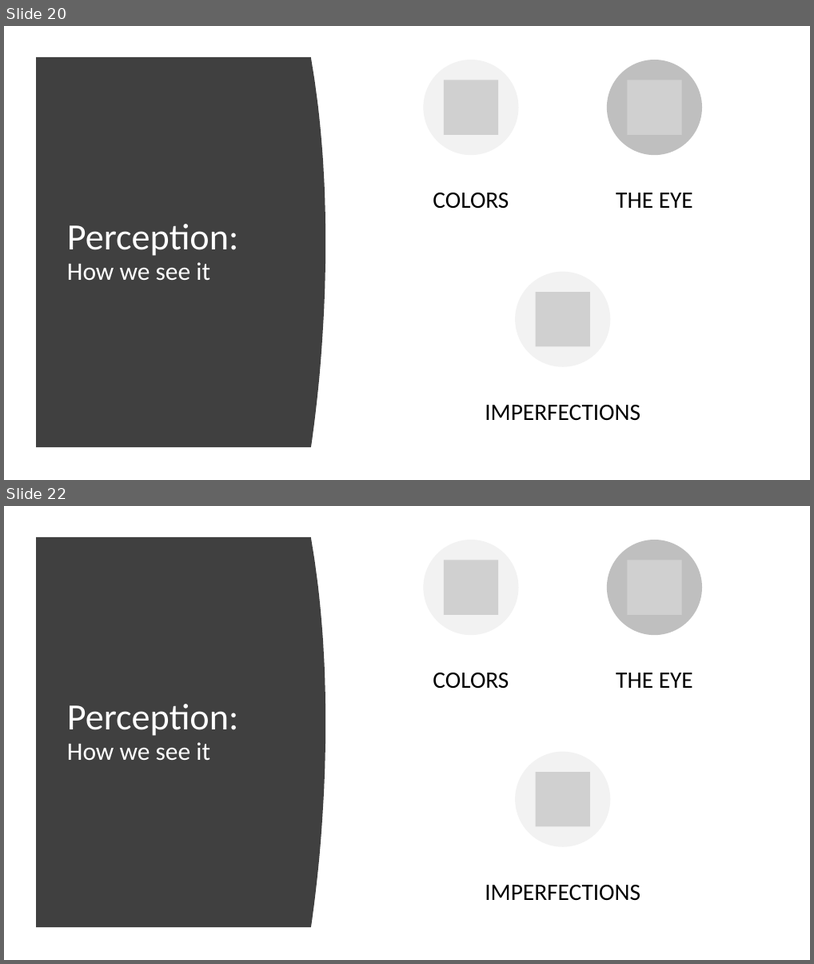
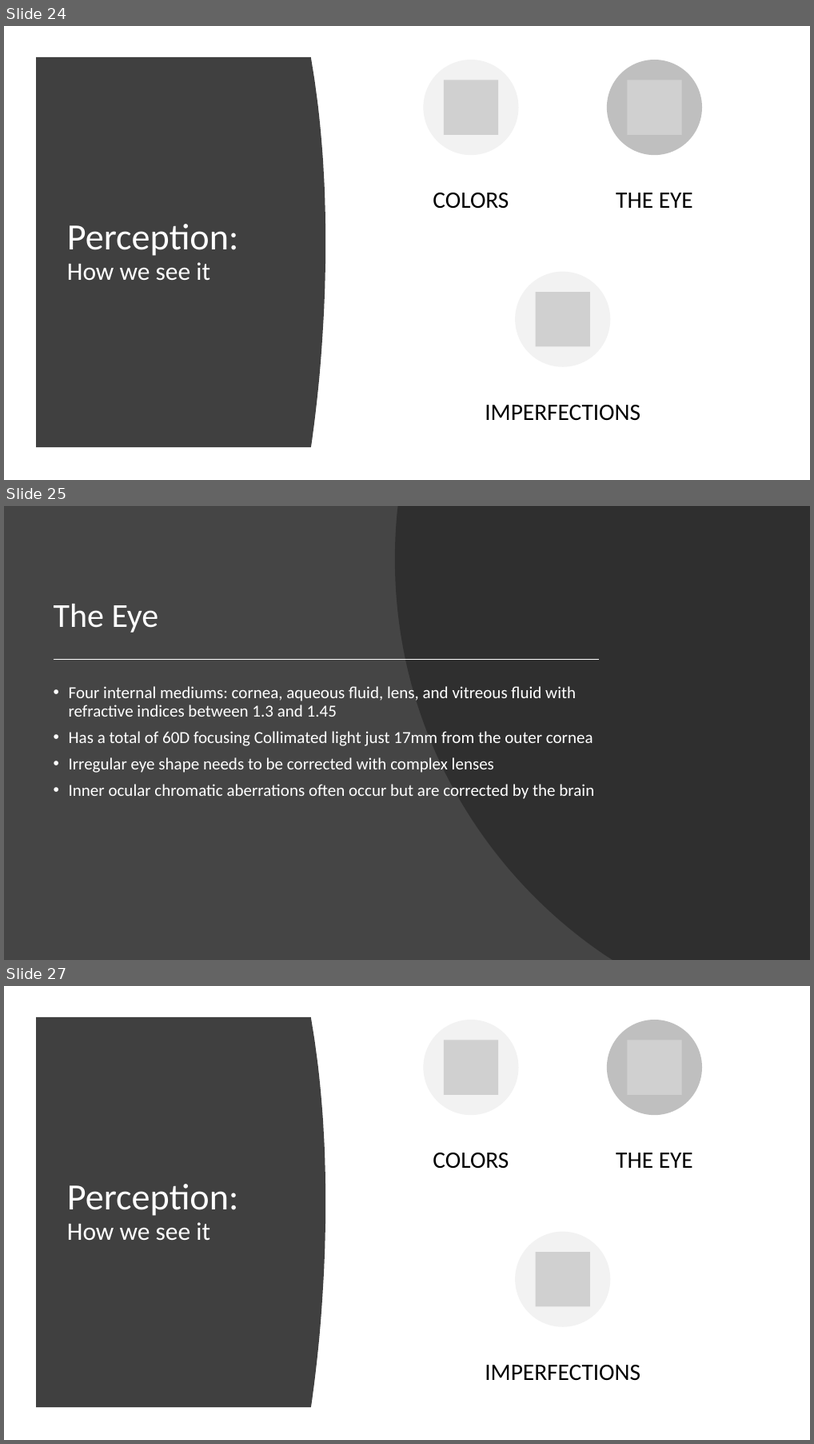
Before and after one commit to beck-peterson/cg2, a slide deck: Computer Graphics Chapter 4 Presentation.pptx. Shown one above the other, each under a label of ours: slides 20 and 22 before the commit, slides 24, 25 and 27 after it; the slides between them are not shown. The pictures are 814x964 and 814x1444 pixels, drawn with LibreOffice and Linux fonts; fonts in the diff are those of the drawing; grey boxes stand for pictures. Boxes give left, top, right and bottom in pixels: in the first picture for what was removed or moved away, otherwise in the second. Text is boxed around its words. In the diff, an @@ line names an element or a change of style, - is before the commit and + after.

```diff
--- a/Computer Graphics Chapter 4 Presentation.pptx
+++ b/Computer Graphics Chapter 4 Presentation.pptx
@@ slide 25 added at <box>4,506,810,960</box>, background #454545 @@
@@ freeform shape added at <box>395,506,810,960</box>, fill #262626 at 70% opacity @@
@@ title added at <box>54,604,159,632</box>, 40 pt, text #FFFFFF @@
+The Eye
@@ line added from (55, 659) to (599, 659), #FFFFFF 1.5 pt @@
@@ text added at <box>69,686,594,799</box>, 20 pt, text #FFFFFF @@
+• Four internal mediums: cornea, aqueous fluid, lens, and vitreous fluid with refractive indices between 1.3 and 1.45
+• Has a total of 60D focusing Collimated light just 17mm from the outer cornea
+• Irregular eye shape needs to be corrected with complex lenses
+• Inner ocular chromatic aberrations often occur but are corrected by the brain
@@ what was slide 20 is now slide 24 @@
@@ what was slide 22 is now slide 27 @@
```
Also in this commit, not shown: 3 slides changed, 11 other slides added, 5 slides removed.
